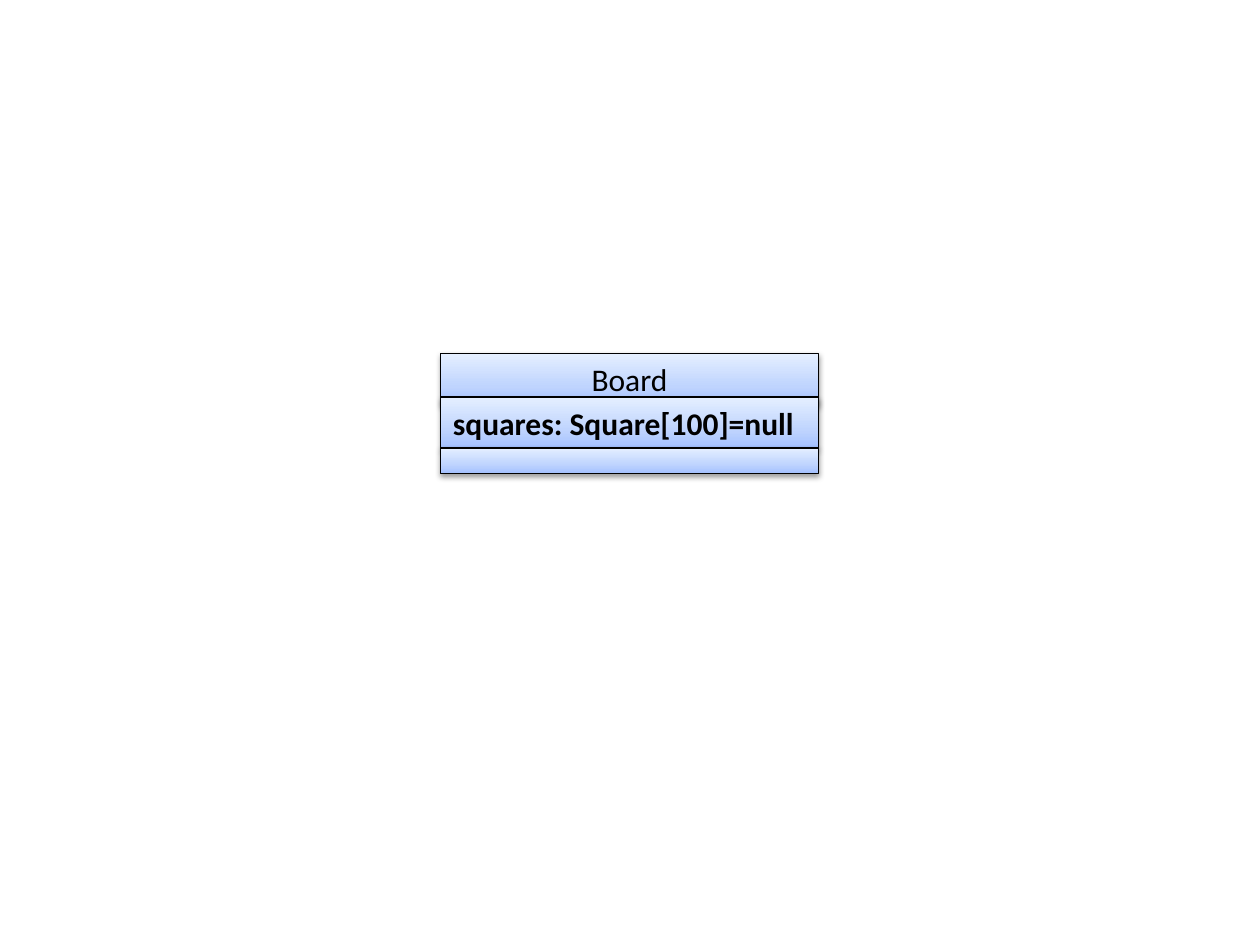
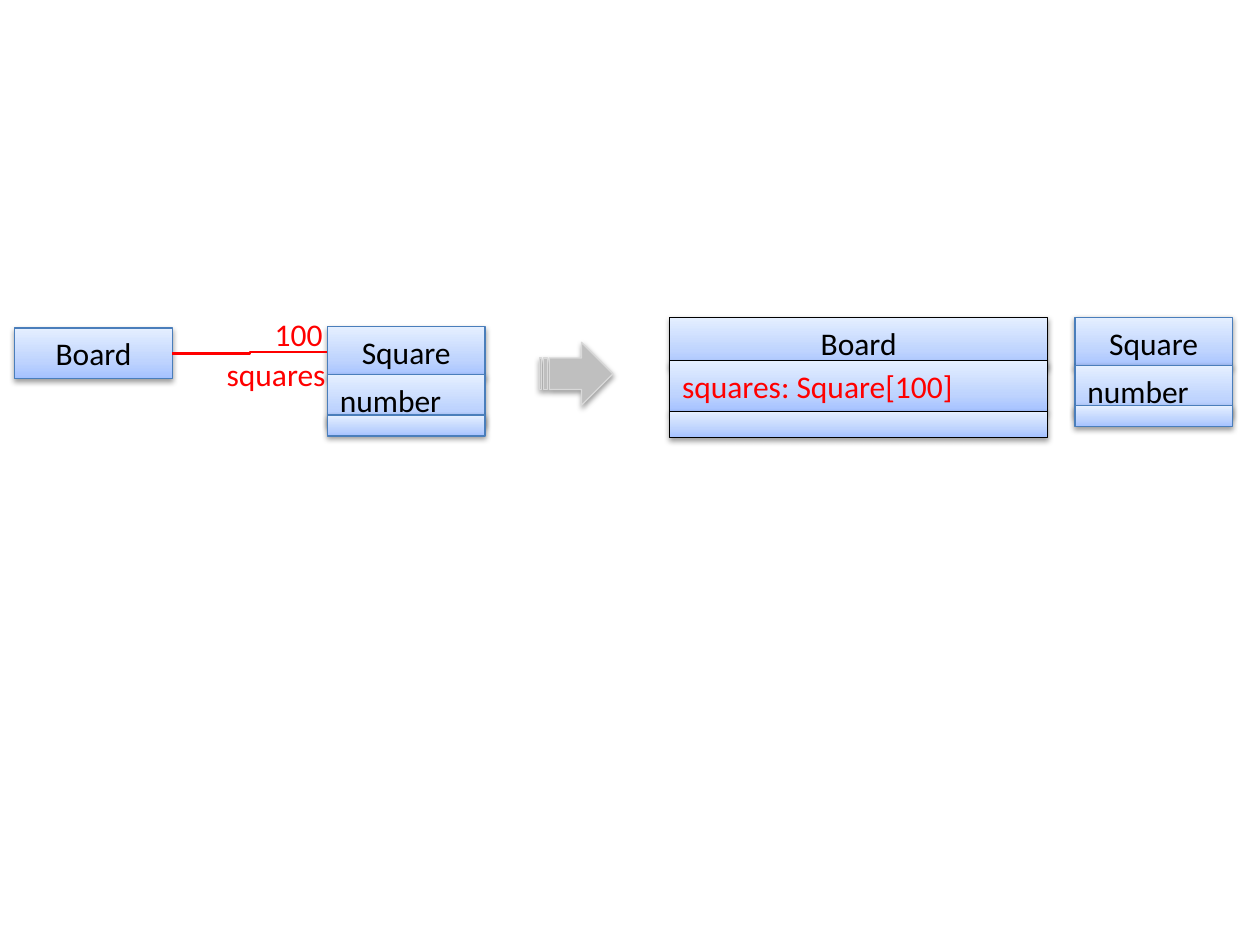
Before and after one commit to se-edu/se-book, a slide deck: slide 1 of diagrams/uml/classDiagrams/associationsAsAttributes/board.pptx. Drawn at 1260x945 pixels with LibreOffice and Linux fonts; fonts in the diff are those of the drawing. Boxes give left, top, right and bottom in pixels: in the first picture for what was removed or moved away, otherwise in the second. Text is boxed around its words. In the diff, an @@ line names an element or a change of style, - is before the commit and + after.

```diff
--- a/diagrams/uml/classDiagrams/associationsAsAttributes/board.pptx
+++ b/diagrams/uml/classDiagrams/associationsAsAttributes/board.pptx
@@ rectangle added at (x1=15, y1=328, x2=173, y2=378), fill gradient #A4C4FF to #BFD4FF to #E6EEFF, outline #4B7EBC 0.75 pt, 18 pt, text #000000 @@
+Board
@@ text added at (x1=275, y1=325, x2=323, y2=353), 18 pt, text #FF0000 @@
+100
@@ rectangle added at (x1=328, y1=326, x2=485, y2=377), fill gradient #A4C4FF to #BFD4FF to #E6EEFF, outline #4B7EBC 0.75 pt, 18 pt, text #000000 @@
+Square
@@ rectangle added at (x1=1075, y1=318, x2=1232, y2=368), fill gradient #A4C4FF to #BFD4FF to #E6EEFF, outline #4B7EBC 0.75 pt, 18 pt, text #000000 @@
+Square
@@ elbow line added from (173, 354) to (328, 352), #FF0000 1.5 pt @@
@@ striped right arrow added at (x1=539, y1=343, x2=612, y2=406), fill #BFBFBF, outline #D9D9D9 0.75 pt @@
@@ text added at (x1=227, y1=370, x2=326, y2=391), 18 pt, text #FF0000 @@
+squares
@@ rectangle added at (x1=328, y1=374, x2=485, y2=425), fill gradient #A4C4FF to #BFD4FF to #E6EEFF, outline #4B7EBC 0.75 pt, 18 pt, text #000000 @@
+number
@@ text in rectangle at (x1=682, y1=375, x2=953, y2=403): text changed; text colour #000000 to #FF0000; bold off @@
-squares: Square[100]=null
+squares: Square[100]
@@ rectangle added at (x1=1075, y1=365, x2=1232, y2=416), fill gradient #A4C4FF to #BFD4FF to #E6EEFF, outline #4B7EBC 0.75 pt, 18 pt, text #000000 @@
+number
@@ rectangle added at (x1=328, y1=415, x2=485, y2=436), fill gradient #A4C4FF to #BFD4FF to #E6EEFF, outline #4B7EBC 0.75 pt @@
@@ 3 rectangles moved together from (x1=441, y1=354, x2=819, y2=474) to (x1=669, y1=318, x2=1047, y2=437) @@
@@ rectangle added at (x1=1075, y1=406, x2=1232, y2=427), fill gradient #A4C4FF to #BFD4FF to #E6EEFF, outline #4B7EBC 0.75 pt @@
```
Also in this commit, not shown: 35 other files.
